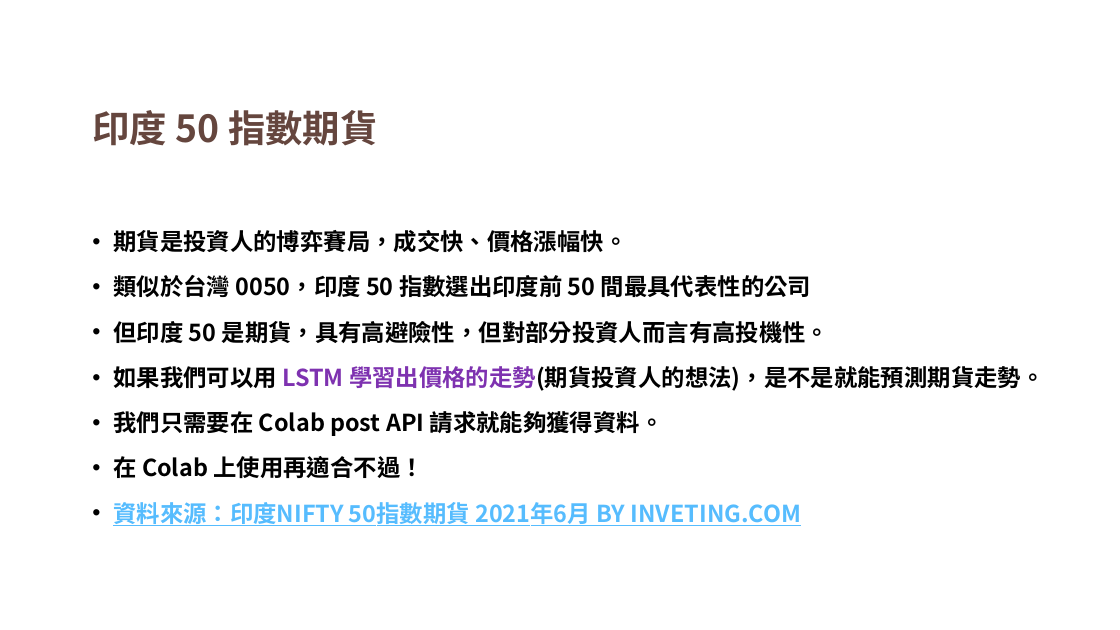
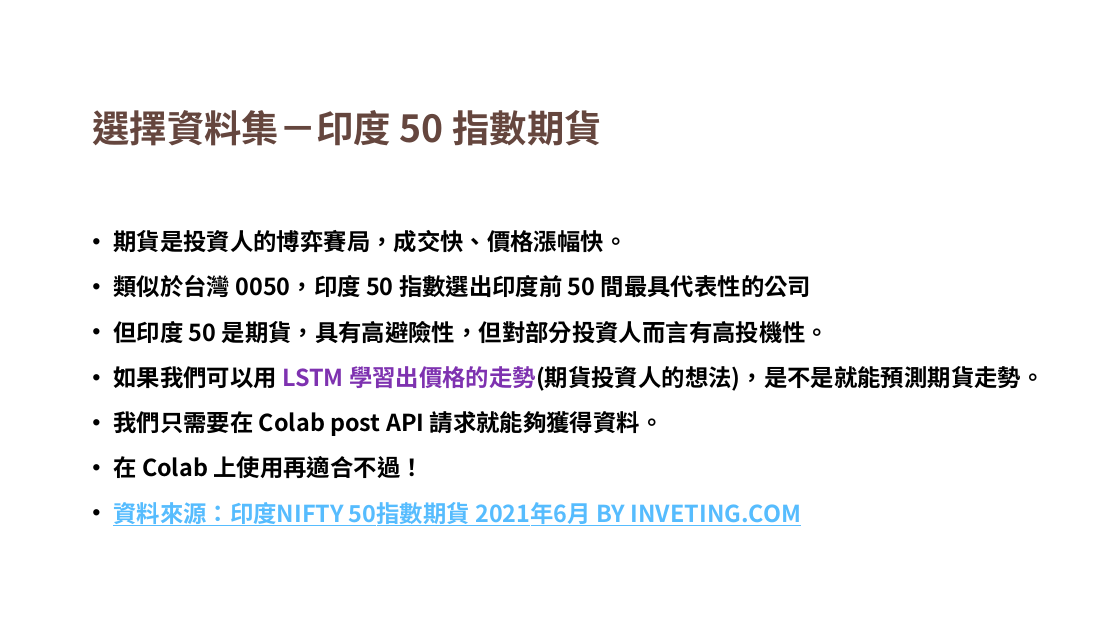
Before and after one commit to TheRiseOfDavid/NTUTcs_media, a slide deck: slide 4 of hw08/Project8_第32組_小組報告/report/Project8_第32組.pptx. Drawn at 1120x630 pixels with LibreOffice and Linux fonts; fonts in the diff are those of the drawing; background and template pictures are left out. Boxes give left, top, right and bottom in pixels: in the first picture for what was removed or moved away, otherwise in the second. Text is boxed around its words. In the diff, an @@ line names an element or a change of style, - is before the commit and + after.

Commit message:
rm 台灣期貨資料集部分ppt

```diff
--- a/hw08/Project8_第32組_小組報告/report/Project8_第32組.pptx
+++ b/hw08/Project8_第32組_小組報告/report/Project8_第32組.pptx
@@ title at box(92, 110, 601, 146): text changed @@
-印度 50 指數期貨
+選擇資料集－印度 50 指數期貨
```
Also in this commit, not shown: 2 slides removed, 2 other files.
